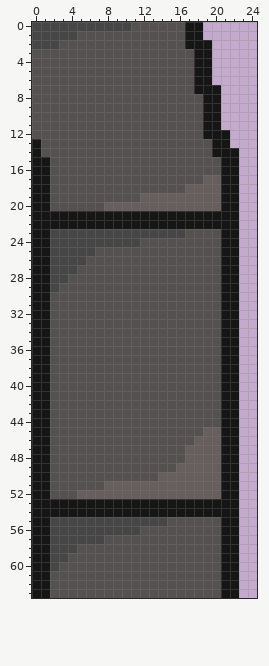
File history of a pixel-art file, main/textures/32X32/Walls/aseprite/wall_top_right.aseprite. The picture above was drawn from the file before the commit.
64x64 pixels, 1 frame. Shown: x 0..24, y 0..63.
The result:
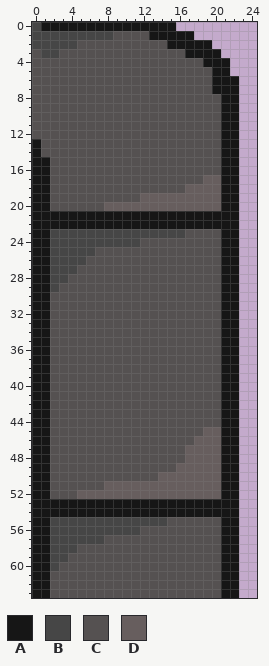
Palette (. is transparent): A #161616  B #464646  C #555151  D #675e5e
Diff:
y 0: x 1..18 BBBBBBBBBBCCCCCCAA -> AAAAAAAAAAAAAAA...
y 1: x 5..8 CCCC -> BBBB; x 13..16 CCCC -> AAAA; x 18 A -> .
y 2: x 3..4 CC -> BB; x 15..16 CC -> AA
y 3: x 1..2 CC -> BB; x 17 C -> A; x 20 . -> A
y 4: x 18 A -> C; x 20..21 .. -> AA
y 5: x 18..21 AA.. -> CCAA
y 6: x 18..22 AA... -> CCAAA
y 7: x 18..19 AA -> CC; x 21..22 .. -> AA
y 8..11: x 19..22 AA.. -> CCAA
y 12: x 19..20 AA -> CC; x 22 . -> A
y 13: x 20 A -> C; x 22 . -> A
y 14: x 20 A -> C
